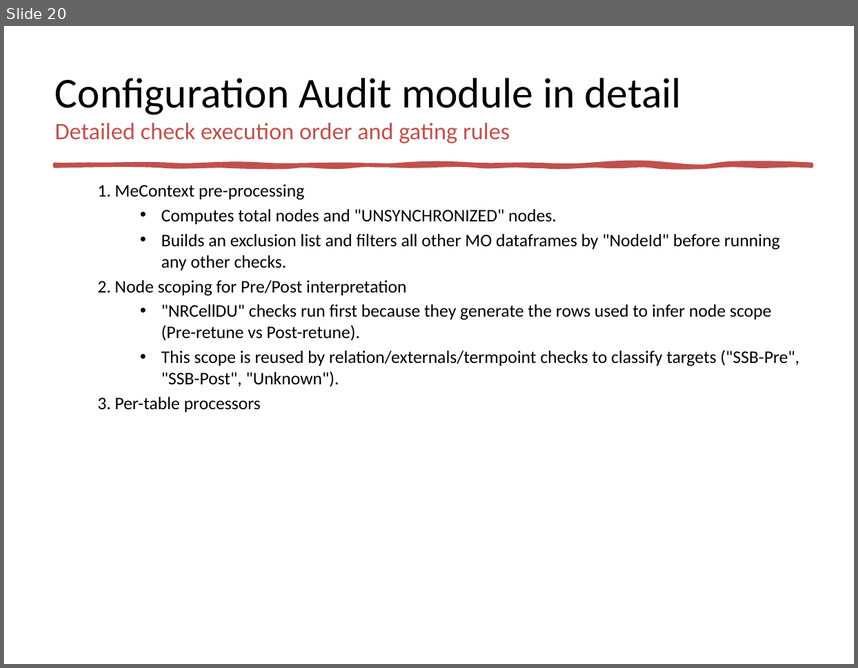
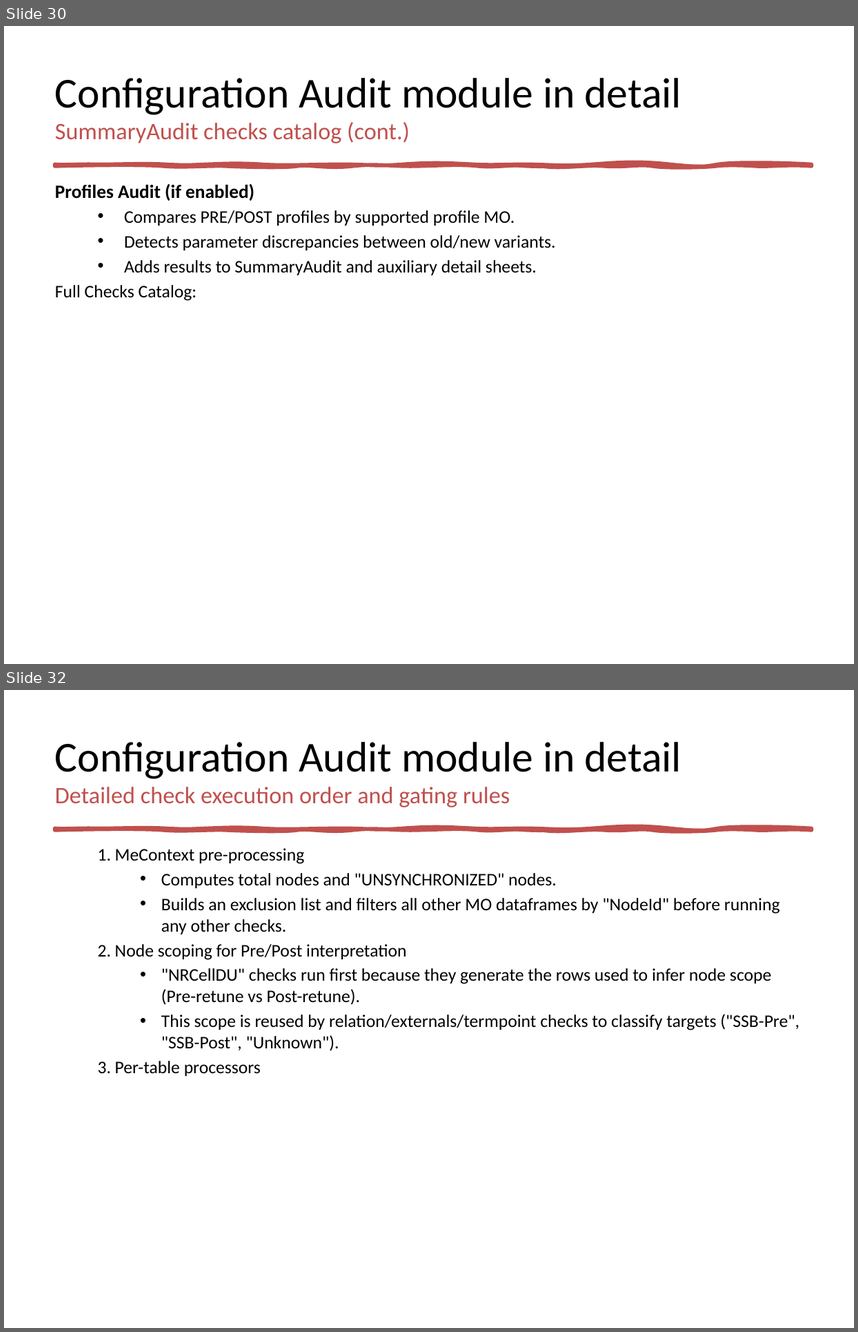
Before and after one commit to jaimetur/SSB_RetuningAutomations, a slide deck: help/User-Guide-SSB-Retuning-Automations-v0.7.4.pptx. Shown one above the other, each under a label of ours: slide 20 before the commit, slides 30 and 32 after it; the slides between them are not shown. The pictures are 858x668 and 858x1332 pixels, drawn with LibreOffice and Linux fonts; fonts in the diff are those of the drawing. Boxes give left, top, right and bottom in pixels: in the first picture for what was removed or moved away, otherwise in the second. Text is boxed around its words. In the diff, an @@ line names an element or a change of style, - is before the commit and + after.

Commit message:
Updated Technical User Guides to include the Check catalog of SummaryAudit table (with tips)

```diff
--- a/help/User-Guide-SSB-Retuning-Automations-v0.7.4.pptx
+++ b/help/User-Guide-SSB-Retuning-Automations-v0.7.4.pptx
@@ slide 30 added at bbox=[4, 26, 854, 664], background #FFFFFF; not listed: 1 template element that a slide beside it also shows @@
@@ title added at bbox=[55, 78, 682, 143], 36 pt, text #000000 @@
+Configuration Audit module in detail
+SummaryAudit checks catalog (cont.)
@@ text added at bbox=[55, 184, 556, 301], 15 pt, text #000000 @@
+Profiles Audit (if enabled)
+  • Compares PRE/POST profiles by supported profile MO.
+  • Detects parameter discrepancies between old/new variants.
+  • Adds results to SummaryAudit and auxiliary detail sheets.
+Full Checks Catalog:
@@ what was slide 20 is now slide 32 @@
```
Also in this commit, not shown: 3 slides changed, 11 other slides added, 4 other files.
